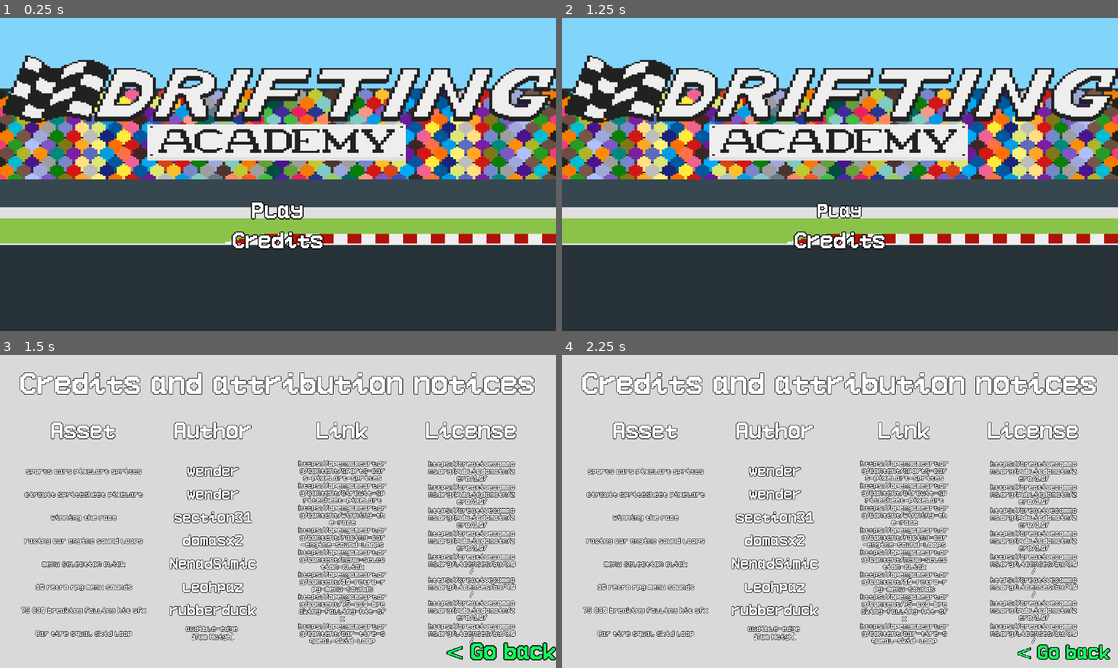
Above: before the commit, frames 1-4 (two rows, left to right).
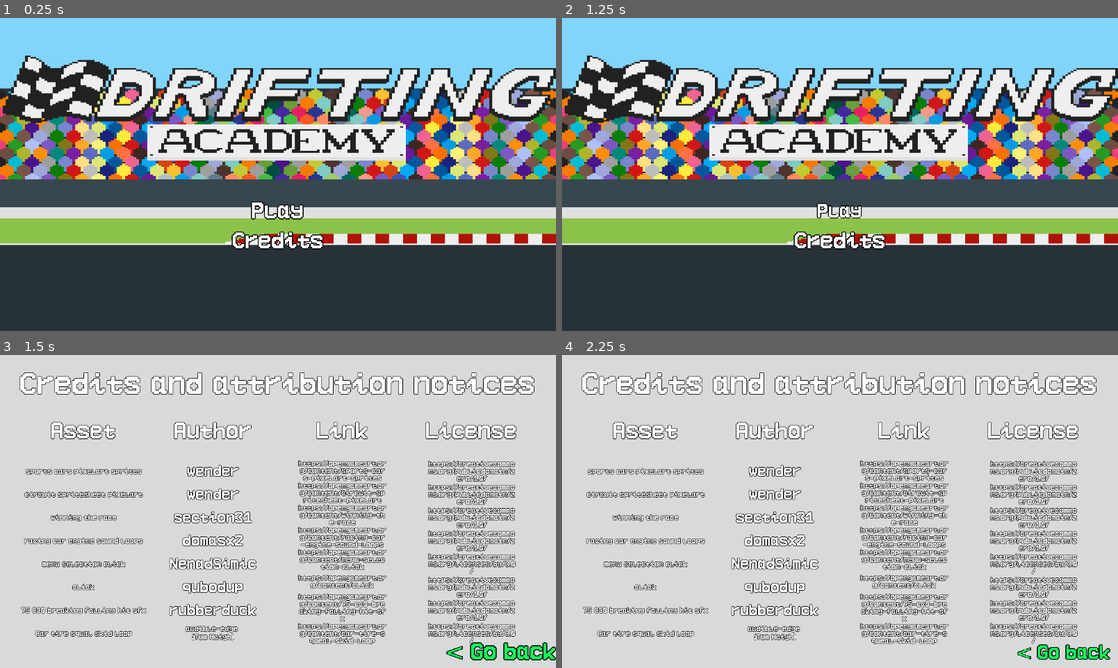
Above: after the commit, the same moments.

Repository: rocketCarlos/DriftingAcademy
Game: Godot game, scene res://scenes/Game.tscn
Two runs of this game, one before a commit and one after it. Both use one fixed random seed, a clock stepped at 60 frames per second and the inputs below.
Inputs (mouse positions are in pixels of both pictures, inside the frame that each line leads up to):
- Up to frame 1 (0.25 s): no input
- Up to frame 2 (1.25 s): tap Enter at 0.5 s; move the mouse to (840, 212) at 0.52 s; press the mouse at (840, 212) at 0.53 s
- Up to frame 3 (1.5 s): tap Space at 1.25 s; move the mouse to (278, 577) at 1.27 s; release the mouse at (278, 577) at 1.28 s; click (278, 577) at 1.35 s
- Up to frame 4 (2.25 s): tap Enter at 2 s; move the mouse to (1067, 655) at 2.02 s; press the mouse at (1067, 655) at 2.03 s

Frames 1-2 are identical in both runs. In frame 3, 1.4% of the frame differs, in the area x 6-93%, y 69-78%; in frame 4, 1.4%.

Commit message:
Add sfx and music

Diff:
--- a/scenes/Game.tscn
+++ b/scenes/Game.tscn
@@ -6,6 +6,7 @@
 [ext_resource type="PackedScene" uid="uid://bgonoh37d21ge" path="res://scenes/pre_game_menu/pre_game_menu.tscn" id="5_g4kob"]
 [ext_resource type="PackedScene" uid="uid://coj04cyiau4q1" path="res://scenes/ScoresUI/times_screen.tscn" id="6_aug50"]
 [ext_resource type="PackedScene" uid="uid://3jel2w813t64" path="res://scenes/credits/credits.tscn" id="6_kiw3p"]
+[ext_resource type="AudioStream" uid="uid://bmmhb5ajxqi6r" path="res://sound/music/main_theme.ogg" id="7_kiw3p"]
 
 [node name="Game" type="Node2D"]
 script = ExtResource("1_s0nni")
@@ -56,6 +57,11 @@
 [node name="Credits" parent="UI/SubViewportContainer/SubViewport" instance=ExtResource("6_kiw3p")]
 visible = false
 
+[node name="MainTheme" type="AudioStreamPlayer" parent="."]
+stream = ExtResource("7_kiw3p")
+volume_db = -18.0
+autoplay = true
+
 [connection signal="clicked_credits" from="UI/SubViewportContainer/SubViewport/MenuUI" to="." method="_on_menu_ui_clicked_credits"]
 [connection signal="clicked_play" from="UI/SubViewportContainer/SubViewport/MenuUI" to="." method="_on_play_button_button_clicked"]
 [connection signal="clicked_go_back" from="UI/SubViewportContainer/SubViewport/PreGameMenu" to="." method="_on_pre_game_menu_clicked_go_back"]
--- a/scenes/car/car.gd
+++ b/scenes/car/car.gd
@@ -11,6 +11,9 @@
 @onready var skin_chev = $Skins/ChevCar
 
 @onready var camera = $Camera
+
+@onready var engine_sound = $Engine
+@onready var crash_sound = $Crash
 
 enum SKIN {
 	BLUE,
@@ -39,6 +42,8 @@
 const DEACCEL_GRAVEL: float = 400.0
 
 var wheels: Array = [null, null, null, null]
+
+var last_speed: float
 
 var current_skin: SKIN
 #endregion
@@ -129,8 +134,12 @@
 			move_and_slide()
 
 func _process(delta: float) -> void:
-	pass
+	engine_sound.pitch_scale = 1 + inverse_lerp(0, SPEED_ROAD, velocity.length()) * 1.5
 
+	if last_speed - velocity.length() > 75.0:
+		crash_sound.play()
+
+	last_speed = velocity.length()
 
 #region utility functions
 func get_wheels_resistance():
--- a/scenes/car/car.tscn
+++ b/scenes/car/car.tscn
@@ -1,10 +1,12 @@
-[gd_scene load_steps=9 format=3 uid="uid://b6okt6e314s81"]
+[gd_scene load_steps=12 format=3 uid="uid://b6okt6e314s81"]
 
 [ext_resource type="Script" uid="uid://bfju8h2ylbkyw" path="res://scenes/car/car.gd" id="1_yhfra"]
 [ext_resource type="Texture2D" uid="uid://dr2s0r3t777kg" path="res://assets/cars/sportscar1.png" id="2_rytg7"]
 [ext_resource type="Texture2D" uid="uid://dweki23u8fxpn" path="res://assets/cars/f1car.png" id="3_tcn38"]
 [ext_resource type="Texture2D" uid="uid://db42pl3tm743q" path="res://assets/cars/pointy.png" id="4_b3ski"]
 [ext_resource type="Texture2D" uid="uid://f1li3q6unloe" path="res://assets/cars/chev.png" id="5_u0012"]
+[ext_resource type="AudioStream" uid="uid://nr4mgu52cnla" path="res://sound/sfx/engine_loop.wav" id="6_b3ski"]
+[ext_resource type="AudioStream" uid="uid://xn84kg1yowgn" path="res://sound/sfx/crash.ogg" id="7_u0012"]
 
 [sub_resource type="RectangleShape2D" id="RectangleShape2D_x7uf8"]
 size = Vector2(10, 19.5)
@@ -14,6 +16,11 @@
 
 [sub_resource type="RectangleShape2D" id="RectangleShape2D_xs4xl"]
 size = Vector2(10, 22)
+
+[sub_resource type="AudioStreamRandomizer" id="AudioStreamRandomizer_s371w"]
+random_pitch = 1.1
+streams_count = 1
+stream_0/stream = ExtResource("7_u0012")
 
 [node name="Car" type="CharacterBody2D"]
 z_index = 1
@@ -122,3 +129,12 @@
 drag_top_margin = 0.1
 drag_right_margin = 0.1
 drag_bottom_margin = 0.1
+
+[node name="Engine" type="AudioStreamPlayer" parent="."]
+stream = ExtResource("6_b3ski")
+volume_db = -16.0
+autoplay = true
+
+[node name="Crash" type="AudioStreamPlayer" parent="."]
+stream = SubResource("AudioStreamRandomizer_s371w")
+volume_db = -8.0
--- a/scenes/credits/credits.tscn
+++ b/scenes/credits/credits.tscn
@@ -140,7 +140,7 @@
 custom_minimum_size = Vector2(182, 0)
 layout_mode = 2
 size_flags_vertical = 6
-text = "10 retro rpg menu sounds"
+text = "click"
 label_settings = SubResource("LabelSettings_huu5m")
 horizontal_alignment = 1
 autowrap_mode = 1
@@ -218,7 +218,7 @@
 layout_mode = 2
 size_flags_horizontal = 4
 size_flags_vertical = 6
-text = "leohpaz"
+text = "qubodup"
 label_settings = SubResource("LabelSettings_icb2l")
 horizontal_alignment = 1
 
@@ -305,7 +305,7 @@
 layout_mode = 2
 size_flags_horizontal = 4
 size_flags_vertical = 6
-text = "https://opengameart.org/content/10-retro-rpg-menu-sounds"
+text = "https://opengameart.org/content/click"
 label_settings = SubResource("LabelSettings_t15ab")
 horizontal_alignment = 1
 autowrap_mode = 1
@@ -396,7 +396,7 @@
 layout_mode = 2
 size_flags_horizontal = 4
 size_flags_vertical = 6
-text = "https://creativecommons.org/licenses/by/4.0/"
+text = "https://creativecommons.org/publicdomain/zero/1.0/"
 label_settings = SubResource("LabelSettings_lwbe5")
 horizontal_alignment = 1
 autowrap_mode = 1
--- a/scenes/text_button/text_button.gd
+++ b/scenes/text_button/text_button.gd
@@ -1,4 +1,7 @@
 extends Label
+
+@onready var hover_sound = $Hover
+@onready var click_sound = $Click
 
 var original_scale = scale
 var inside = false
@@ -12,7 +15,7 @@
 	inside = true
 	var tween = create_tween()
 	tween.tween_property(self, 'scale', original_scale*0.85, 0.25).set_trans(Tween.TRANS_ELASTIC).set_ease(Tween.EASE_OUT)
-
+	hover_sound.play()
 
 func _on_mouse_exited() -> void:
 	inside = false
@@ -22,6 +25,7 @@
 
 func _on_gui_input(event: InputEvent) -> void:
 	if event.is_action_released('accelerate') and inside: # if user clicks the button
+		click_sound.play()
 		button_clicked.emit()
 		var tween = create_tween()
 		tween.tween_property(self, 'scale', original_scale, 0.25).set_trans(Tween.TRANS_ELASTIC).set_ease(Tween.EASE_OUT)
--- a/scenes/text_button/text_button.tscn
+++ b/scenes/text_button/text_button.tscn
@@ -1,13 +1,25 @@
-[gd_scene load_steps=4 format=3 uid="uid://dmtyx5x1hy1oh"]
+[gd_scene load_steps=8 format=3 uid="uid://dmtyx5x1hy1oh"]
 
 [ext_resource type="FontFile" uid="uid://bxjovs4yggswh" path="res://assets/WenderFont1.ttf" id="1_64j4u"]
 [ext_resource type="Script" uid="uid://d1gw81f4if0i3" path="res://scenes/text_button/text_button.gd" id="2_iajjo"]
+[ext_resource type="AudioStream" uid="uid://bly0j7rwmipwd" path="res://sound/sfx/hover.wav" id="3_4x5xw"]
+[ext_resource type="AudioStream" uid="uid://vhwbiqi8howq" path="res://sound/sfx/click.ogg" id="4_4x5xw"]
 
 [sub_resource type="LabelSettings" id="LabelSettings_gpx6k"]
 font = ExtResource("1_64j4u")
 font_size = 48
 outline_size = 6
 outline_color = Color(0, 0, 0, 1)
+
+[sub_resource type="AudioStreamRandomizer" id="AudioStreamRandomizer_4hrvl"]
+random_pitch = 1.1
+streams_count = 1
+stream_0/stream = ExtResource("3_4x5xw")
+
+[sub_resource type="AudioStreamRandomizer" id="AudioStreamRandomizer_fnwuy"]
+random_pitch = 1.1
+streams_count = 1
+stream_0/stream = ExtResource("4_4x5xw")
 
 [node name="TextButton" type="Label"]
 texture_filter = 1
@@ -18,6 +30,14 @@
 label_settings = SubResource("LabelSettings_gpx6k")
 script = ExtResource("2_iajjo")
 
+[node name="Hover" type="AudioStreamPlayer" parent="."]
+stream = SubResource("AudioStreamRandomizer_4hrvl")
+volume_db = -2.0
+
+[node name="Click" type="AudioStreamPlayer" parent="."]
+stream = SubResource("AudioStreamRandomizer_fnwuy")
+volume_db = -2.0
+
 [connection signal="gui_input" from="." to="." method="_on_gui_input"]
 [connection signal="mouse_entered" from="." to="." method="_on_mouse_entered"]
 [connection signal="mouse_exited" from="." to="." method="_on_mouse_exited"]
Not shown: 1 places in scenes/Game.tscn that only renumber resources
Not shown, changed: sound/music/main_theme.ogg.import
Not shown, added: sound/sfx/click.ogg.import
Not shown, removed: sound/sfx/confirm.wav.import
Not shown, changed: sound/sfx/engine_loop.wav.import
Not shown, changed: ATTRIBUTION_NOTICES.md
Not shown, added: sound/sfx/click.ogg
Not shown, removed: sound/sfx/confirm.wav
